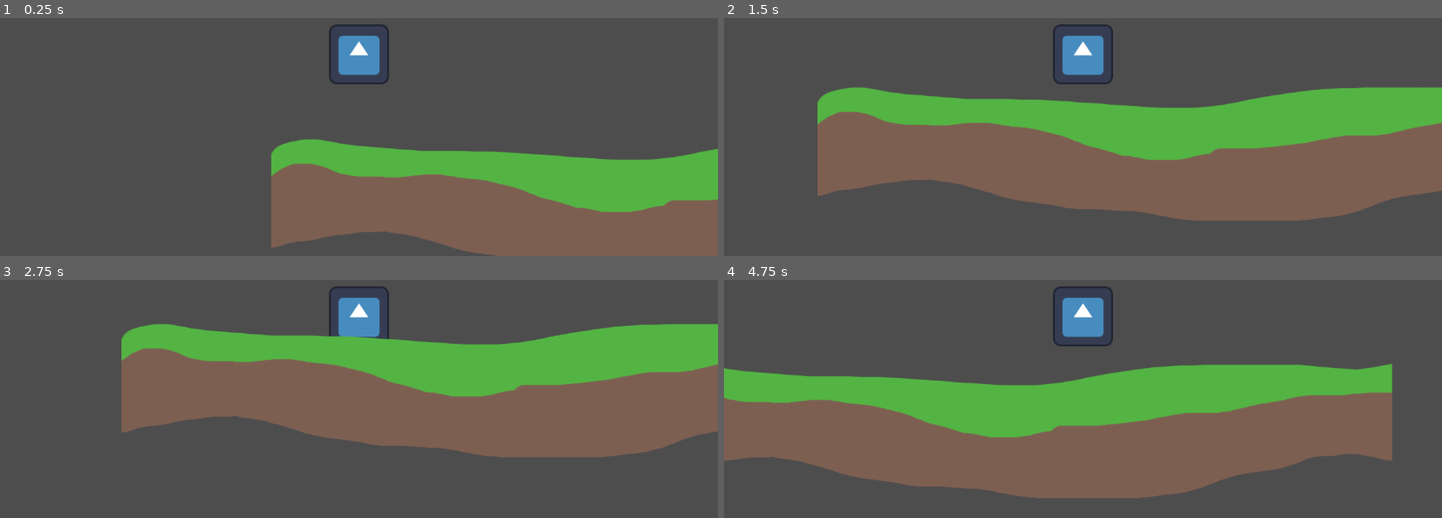
Above: before the commit, frames 1-4 (two rows, left to right).
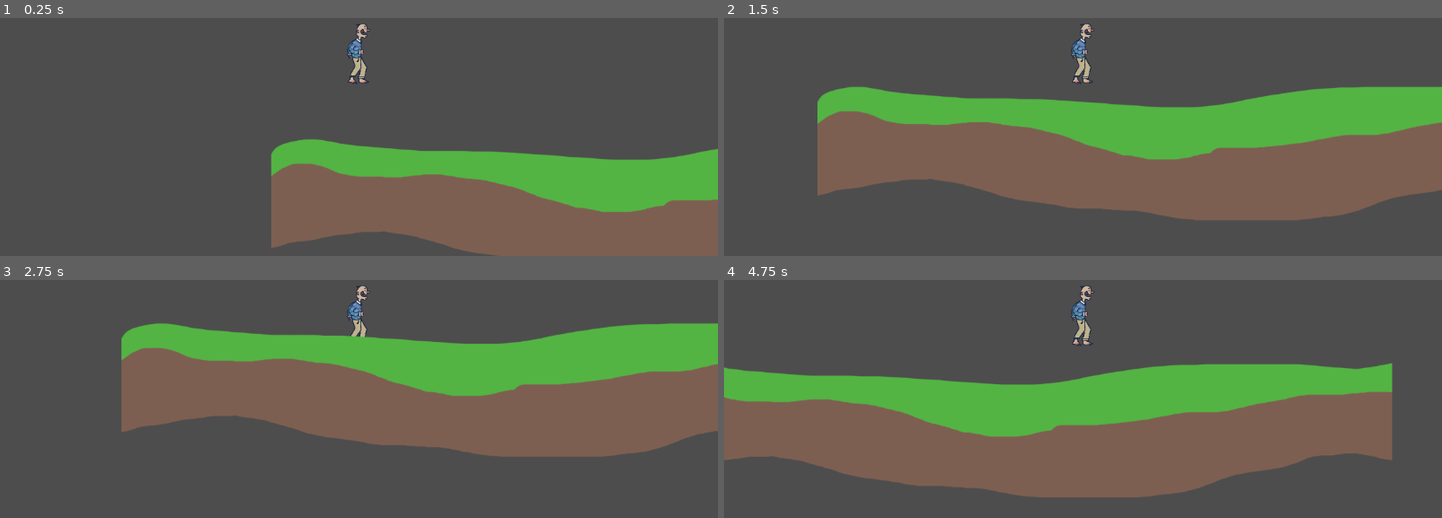
Above: after the commit, the same moments.

Repository: parneyw/platformer-2d
Game: Godot game, scene res://scenes/level.tscn
The game is run twice, just before and just after one commit, with the same random seed, the same clock (stepped at 60 frames per second) and the same inputs. The engine's default icon, where the game draws it, is replaced by a stand-in: a white triangle on a blue panel in a dark square.
Inputs:
- Up to frame 1 (0.25 s): no input
- Up to frame 2 (1.5 s): tap Enter (ui_accept) at 0.5, 0.77 s; hold Right (ui_right) from 0.53 s (still down)
- Up to frame 3 (2.75 s): tap Enter (ui_accept) at 1.52 s; release Right (ui_right) at 2.03 s; hold Left (ui_left) from 2.03 s (still down)
- Up to frame 4 (4.75 s): release Left (ui_left) at 2.78 s; hold Right (ui_right) 2.78-4.28 s; tap Enter (ui_accept) at 3.02, 3.77, 4.52 s; hold Left (ui_left) from 4.28 s (still down)

The runs differ from the first frame. In frame 1, 1.4% of the frame differs, in the area x 45-55%, y 2-28%; in frame 2, 2.2%; in frame 3, 2.0%; in frame 4, 2.4%, in the area x 0-94%, y 2-92%.

Commit message:
changed player sprite
we now have guy_right.png as the player sprite (wonderful)

Diff:
--- a/scenes/player.tscn
+++ b/scenes/player.tscn
@@ -1,19 +1,20 @@
 [gd_scene load_steps=4 format=3 uid="uid://bk3milfndhknf"]
 
-[ext_resource type="Texture2D" uid="uid://vdqlp6u3vm56" path="res://icon.svg" id="1_aldlt"]
 [ext_resource type="Script" path="res://scripts/player.gd" id="1_sjfap"]
+[ext_resource type="Texture2D" uid="uid://bofvfj7p7ievx" path="res://assets/guy_right.png" id="2_immmh"]
 
-[sub_resource type="RectangleShape2D" id="RectangleShape2D_ts4is"]
-size = Vector2(98, 98)
+[sub_resource type="CapsuleShape2D" id="CapsuleShape2D_pgdxt"]
 
 [node name="player" type="CharacterBody2D"]
 script = ExtResource("1_sjfap")
 
 [node name="CollisionShape2D" type="CollisionShape2D" parent="."]
-shape = SubResource("RectangleShape2D_ts4is")
+position = Vector2(0, -3.71)
+scale = Vector2(2.98, 3.45)
+shape = SubResource("CapsuleShape2D_pgdxt")
 
 [node name="Sprite2D" type="Sprite2D" parent="."]
-scale = Vector2(0.75, 0.75)
-texture = ExtResource("1_aldlt")
+scale = Vector2(0.275, 0.275)
+texture = ExtResource("2_immmh")
 
 [node name="Camera2D" type="Camera2D" parent="."]
Not shown, added: assets/guy_left.png.import
Not shown, added: assets/guy_right.png.import
